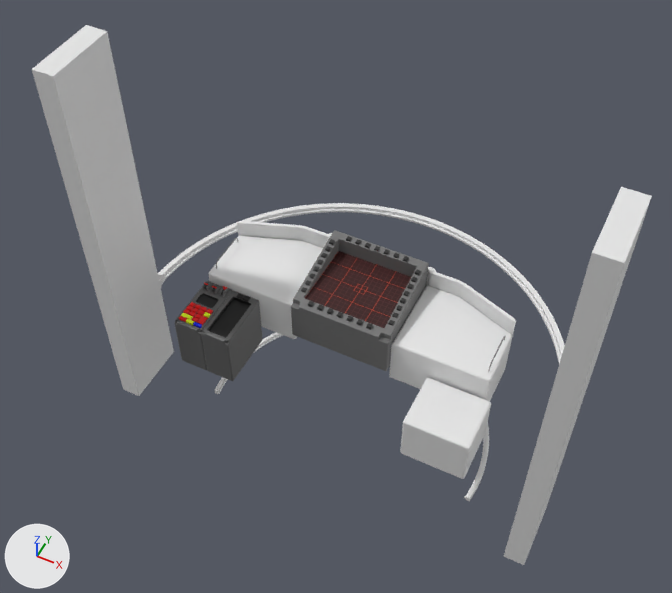
The Blender file Ferret/Ferret_Cockpit.blend as it was, and as the next commit left it.
Camera for both pictures: a camera (50 mm lens) standing at (7.24, -17.2, 21.09) and looking at (-0.56, -1.61, 1.59). Every picture has the same lights, and +X, +Y and +Z are marked at lower left.
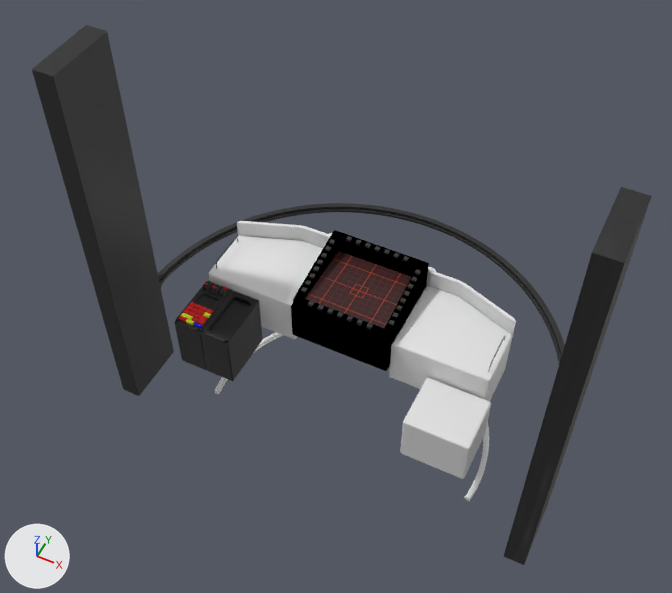
The change, as JSON lines over the scene's bpy script:
```json
{"op": "add", "block": "img_grunge_png", "code": ["img_grunge_png = load_image('Grunge.png', '../Cockpit_Textures/Grunge.png', 512, 512, 'sRGB')"]}
{"op": "add", "block": "img_vdu_buttons_png", "code": ["img_vdu_buttons_png = load_image('VDU Buttons.png', '../Cockpit_Textures/VDU Buttons.png', 512, 512, 'sRGB')"]}
{"op": "remove", "block": "mat_metal", "code": "mat_metal.base_color = (0.14, 0.14, 0.14)  # dark grey #696969"}
{"op": "add", "block": "mat_metal", "code": "mat_metal.texture = img_grunge_png"}
{"op": "remove", "block": "mat_material_009", "code": "mat_material_009.base_color = (0.157, 0.157, 0.157)  # dark grey #6e6e6e"}
{"op": "add", "block": "mat_material_009", "code": "mat_material_009.texture = img_vdu_buttons_png"}
{"op": "add", "block": "mat_material", "code": ["mat_material = principled_material('Material')", "mat_material.texture = img_grunge_png"]}
{"block": "me_cylinder_005", "where": "me_cylinder_005.from_pydata(...)  # 2084 vertices, 1559 faces, 2 loose edges; spans x -6.7..6.7, y -2.0..6.5, z -24.0..72.0"}
{"op": "add", "block": "me_cylinder_005", "code": "me_cylinder_005.materials.append(mat_material)  # picture img_grunge_png"}
```

Where the change shows, as pixel boxes [x1, y1, x2, y2] in the pictures (672 x 593 px):
```json
{"object": "Cylinder.001", "change": "recoloured", "before": [32, 25, 652, 565], "after": [32, 25, 652, 565], "on screen": "grey to black"}
{"object": "VDU Right.002", "change": "surface changed", "before": [291, 230, 429, 371], "after": [291, 230, 429, 371], "on screen": "grey to black"}
{"object": "Weapons Fuel Gauge", "change": "surface changed", "before": [201, 291, 263, 381], "after": [201, 291, 263, 381], "on screen": "grey to black"}
{"object": "Cube.004", "change": "surface changed", "before": [174, 281, 232, 370], "after": [174, 281, 232, 370]}
{"object": "Handle", "change": "surface changed", "before": [216, 238, 236, 269], "after": [216, 238, 236, 269]}
{"object": "Cylinder.010", "change": "surface changed", "before": [206, 282, 212, 291], "after": [206, 282, 212, 291]}
{"object": "Cylinder.003", "change": "surface changed", "before": [222, 289, 229, 297], "after": [222, 289, 229, 297]}
{"object": "Cylinder.006", "change": "surface changed", "before": [214, 285, 221, 294], "after": [214, 285, 221, 294]}
{"object": "Cylinder.009", "change": "surface changed", "before": [203, 281, 209, 290], "after": [203, 281, 209, 290]}
```
